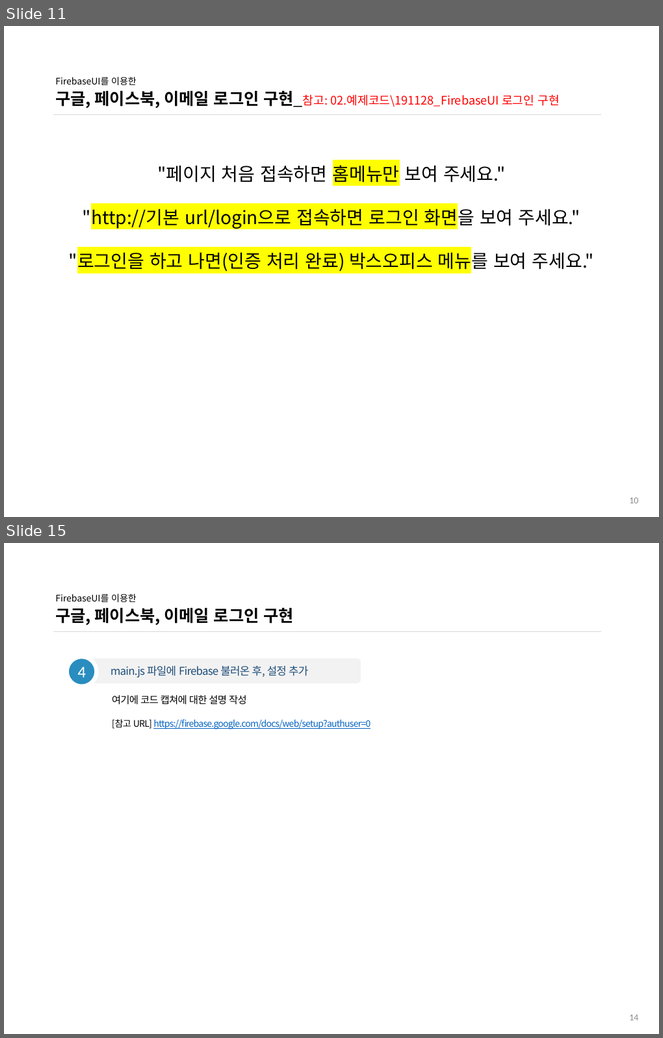
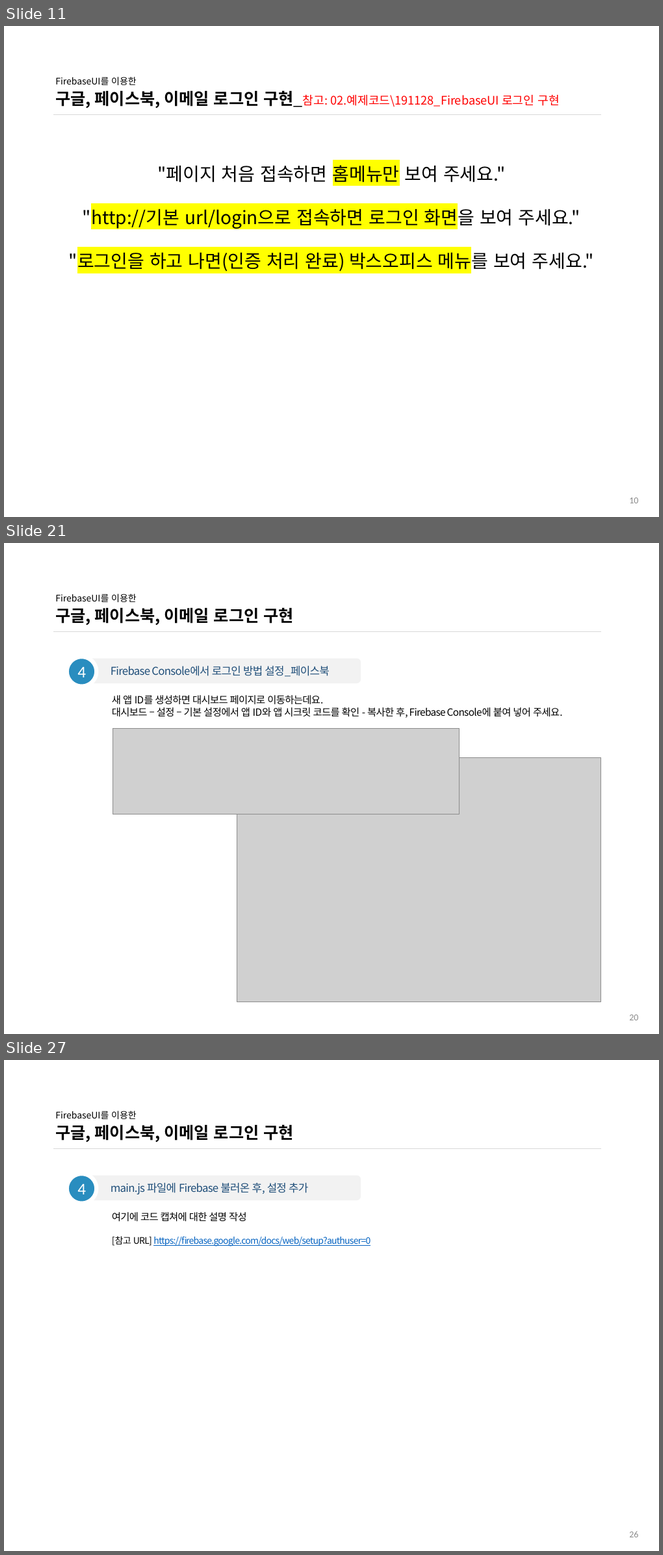
Before and after one commit to ddowon/vueStudy, a slide deck: 01.참고자료/191128_FirebaseUI 로그인 구현.pptx. Shown one above the other, each under a label of ours: slides 11 and 15 before the commit, slides 11, 21 and 27 after it; the slides between them are not shown. The pictures are 663x1038 and 663x1555 pixels, drawn with LibreOffice and Linux fonts; fonts in the diff are those of the drawing; grey boxes stand for pictures; background and template pictures are left out. Boxes give left, top, right and bottom in pixels: in the first picture for what was removed or moved away, otherwise in the second. Text is boxed around its words. In the diff, an @@ line names an element or a change of style, - is before the commit and + after.

Commit message:
12월 5일 15차 FirebaseUI 인증 스터디 자료 내용 보완

```diff
--- a/01.참고자료/191128_FirebaseUI 로그인 구현.pptx
+++ b/01.참고자료/191128_FirebaseUI 로그인 구현.pptx
@@ slide 21 added at (4,543,659,1034), background #FFFFFF @@
@@ title added at (55,594,294,626), 18 pt, text #000000, bold @@
+FirebaseUI를 이용한
+구글, 페이스북, 이메일 로그인 구현
@@ line added from (53, 631) to (601, 631), #D9D9D9 0.5 pt @@
@@ ellipse added at (67,657,96,687), fill #298DBF, outline #FFFFFF 4.5 pt, 18 pt, text #FFFFFF @@
+4
@@ rounded rectangle added at (83,658,361,683), fill #F2F2F2, 12 pt, text #1F4E79 @@
+Firebase Console에서 로그인 방법 설정_페이스북
@@ text added at (112,695,563,718), 11 pt, text #000000 @@
+새 앱 ID를 생성하면 대시보드 페이지로 이동하는데요.
+대시보드 – 설정 – 기본 설정에서 앱 ID와 앱 시크릿 코드를 확인 - 복사한 후, Firebase Console에 붙여 넣어 주세요.
@@ picture added at (113,729,460,815) @@
@@ picture added at (237,758,601,1003) @@
@@ page number added at (629,1015,638,1021), 10 pt, text #8C8C8C @@
+20
@@ what was slide 15 is now slide 27 @@
@@ page number at (629,1532,638,1538): text changed @@
-14
+26
```
Also in this commit, not shown: 5 slides changed, 11 other slides added.
